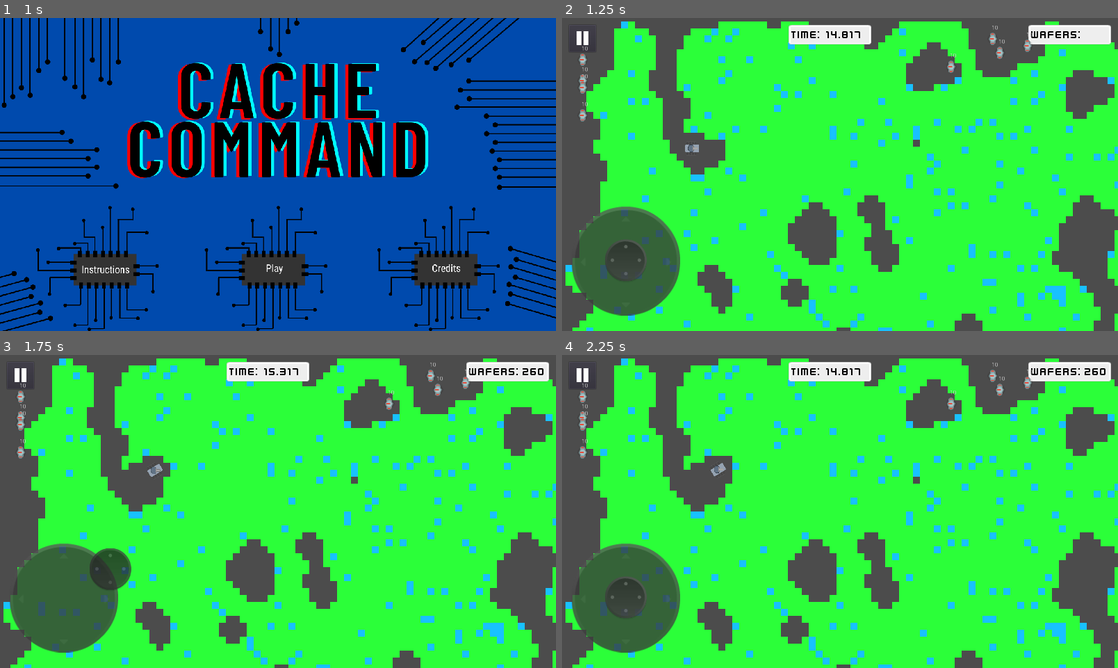
Above: before the commit, frames 1-4 (two rows, left to right).
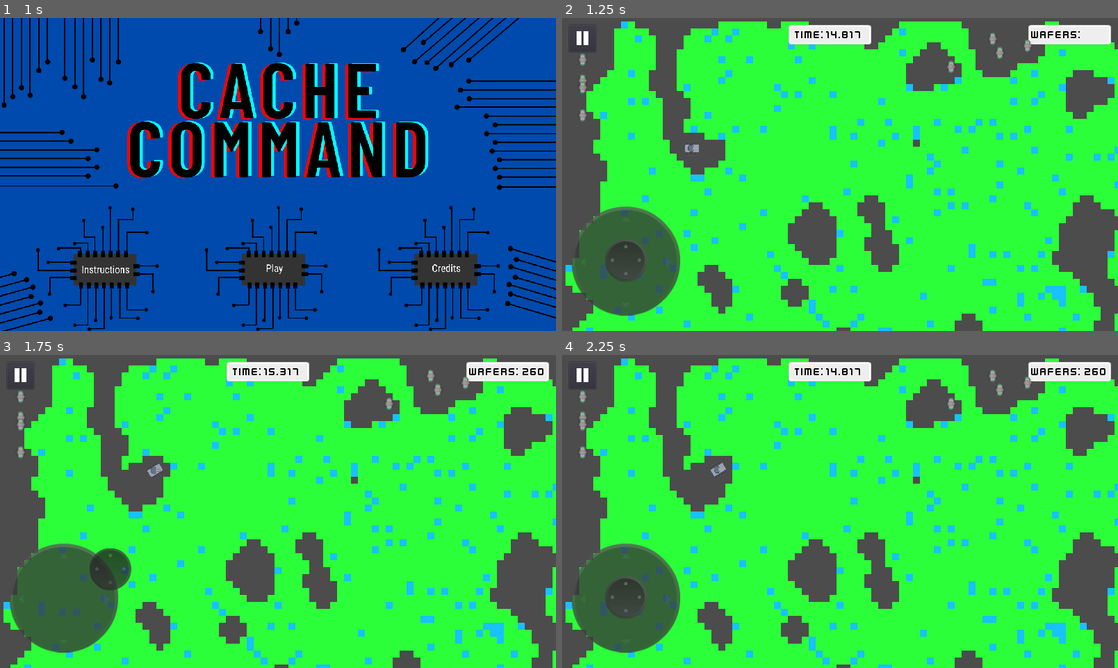
Above: after the commit, the same moments.

Repository: njrobbins/cache-command
Game: Godot game, scene res://Scenes/MainMenu.tscn
The game is run twice, just before and just after one commit, with the same random seed, the same clock (stepped at 60 frames per second) and the same inputs. Sound files missing from this copy of the repository are replaced by a short silence.
Inputs (mouse positions are in pixels of both pictures, inside the frame that each line leads up to):
- Up to frame 1 (1 s): click (272, 268) at 0.5 s
- Up to frame 2 (1.25 s): no input
- Up to frame 3 (1.75 s): drag from (61, 599) to (433, 376) at 1.27 s
- Up to frame 4 (2.25 s): drag from (728, 527) to (995, 376) at 2.02 s

Frame 1 is identical in both runs. In frame 2, 0.4% of the frame differs, in the area x 3-94%, y 2-33%; in frame 3, 0.4%; in frame 4, 0.4%, in the area x 3-98%, y 2-33%.

Commit message:
Updated various graphics

Diff:
--- a/Scenes/DigDug.tscn
+++ b/Scenes/DigDug.tscn
@@ -37,9 +37,9 @@
 }
 
 [node name="TimeLeftLabel" type="Label" parent="."]
-margin_left = 528.0
+margin_left = 536.0
 margin_top = 24.0
-margin_right = 601.0
+margin_right = 609.0
 margin_bottom = 56.0
 custom_fonts/font = ExtResource( 5 )
 custom_colors/font_color = Color( 0, 0, 0, 1 )
@@ -51,8 +51,8 @@
 [node name="TimeLabel" type="Label" parent="."]
 margin_left = 608.0
 margin_top = 24.0
-margin_right = 702.0
-margin_bottom = 54.0
+margin_right = 695.0
+margin_bottom = 51.0
 custom_fonts/font = ExtResource( 5 )
 custom_colors/font_color = Color( 0, 0, 0, 1 )
 text = "12.345"
@@ -83,8 +83,8 @@
 [node name="WafersCollectedLabel" type="Label" parent="."]
 margin_left = 1080.0
 margin_top = 24.0
-margin_right = 1201.0
-margin_bottom = 54.0
+margin_right = 1193.0
+margin_bottom = 51.0
 custom_fonts/font = ExtResource( 5 )
 custom_colors/font_color = Color( 0, 0, 0, 1 )
 text = "Wafers:"
--- a/Scenes/DigDugEnemy.tscn
+++ b/Scenes/DigDugEnemy.tscn
@@ -1,6 +1,6 @@
 [gd_scene load_steps=5 format=2]
 
-[ext_resource path="res://Assets/drone_1.png" type="Texture" id=1]
+[ext_resource path="res://Assets/drone_dd.png" type="Texture" id=1]
 [ext_resource path="res://Scripts/DigDugEnemy.gd" type="Script" id=2]
 
 [sub_resource type="RectangleShape2D" id=1]
@@ -37,6 +37,7 @@
 [node name="ShootTimer" type="Timer" parent="."]
 
 [node name="Label" type="Label" parent="."]
+visible = false
 margin_left = -3.53671
 margin_top = -32.0
 margin_right = 19.4633
--- a/Scenes/Tower.tscn
+++ b/Scenes/Tower.tscn
@@ -25,6 +25,7 @@
 margin_bottom = 40.0
 rect_pivot_offset = Vector2( 32, 32 )
 texture = ExtResource( 2 )
+flip_v = true
 __meta__ = {
 "_edit_use_anchors_": false
 }
--- a/Scenes/TowerDefenseGame.tscn
+++ b/Scenes/TowerDefenseGame.tscn
@@ -9,6 +9,7 @@
 [ext_resource path="res://Assets/Tilesheets/tower_defense_2.png" type="Texture" id=7]
 [ext_resource path="res://fonts/kenvector_future_thin_small.tres" type="DynamicFont" id=8]
 [ext_resource path="res://Assets/gray_bar.png" type="Texture" id=9]
+[ext_resource path="res://Assets/Icons/heart.png" type="Texture" id=10]
 
 [sub_resource type="TileSet" id=1]
 14/name = "tower_defense_tilesheet.png 14"
@@ -590,10 +591,10 @@
 }
 
 [node name="BaseHealthLabel" type="Label" parent="."]
-margin_left = 104.0
+margin_left = 136.0
 margin_top = 32.0
-margin_right = 221.0
-margin_bottom = 62.0
+margin_right = 243.0
+margin_bottom = 59.0
 custom_fonts/font = ExtResource( 8 )
 custom_colors/font_color = Color( 0, 0, 0, 1 )
 text = "Health:"
@@ -602,13 +603,13 @@
 }
 
 [node name="BaseLabel" type="Label" parent="."]
-margin_left = 224.0
+margin_left = 248.0
 margin_top = 32.0
-margin_right = 260.0
-margin_bottom = 62.0
+margin_right = 264.0
+margin_bottom = 58.0
 custom_fonts/font = ExtResource( 8 )
 custom_colors/font_color = Color( 0, 0, 0, 1 )
-text = "00"
+text = "0"
 __meta__ = {
 "_edit_use_anchors_": false
 }
@@ -623,11 +624,22 @@
 "_edit_use_anchors_": false
 }
 
+[node name="TextureRect" type="TextureRect" parent="."]
+margin_left = 96.0
+margin_top = 24.0
+margin_right = 136.0
+margin_bottom = 64.0
+texture = ExtResource( 10 )
+expand = true
+__meta__ = {
+"_edit_use_anchors_": false
+}
+
 [node name="WafersLeftLabel" type="Label" parent="."]
 margin_left = 1008.0
 margin_top = 32.0
-margin_right = 1129.0
-margin_bottom = 62.0
+margin_right = 1121.0
+margin_bottom = 59.0
 custom_fonts/font = ExtResource( 8 )
 custom_colors/font_color = Color( 0, 0, 0, 1 )
 text = "Wafers:"
@@ -636,10 +648,10 @@
 }
 
 [node name="CashLabel" type="Label" parent="."]
-margin_left = 1129.0
+margin_left = 1128.0
 margin_top = 32.0
-margin_right = 1183.0
-margin_bottom = 62.0
+margin_right = 1179.0
+margin_bottom = 59.0
 custom_fonts/font = ExtResource( 8 )
 custom_colors/font_color = Color( 0, 0, 0, 1 )
 text = "000"
--- a/fonts/kenvector_future_thin_small.tres
+++ b/fonts/kenvector_future_thin_small.tres
@@ -3,5 +3,5 @@
 [ext_resource path="res://fonts/kenvector_future_thin.ttf" type="DynamicFontData" id=1]
 
 [resource]
-size = 26
+size = 24
 font_data = ExtResource( 1 )
--- a/fonts/new_dynamicfont.tres
+++ /dev/null
@@ -1,10 +0,0 @@
-[gd_resource type="DynamicFont" load_steps=2 format=2]
-
-[sub_resource type="DynamicFontData" id=1]
-antialiased = false
-hinting = 0
-font_path = "res://fonts/Oswald-Regular.ttf"
-
-[resource]
-size = 48
-font_data = SubResource( 1 )
Binary file added: Assets/Icons/heart.png
Not shown, added: Assets/Icons/heart.png.import
Binary file added: Assets/drone_dd.png
Not shown, added: Assets/drone_dd.png.import
Not shown: 1 places in Scenes/TowerDefenseGame.tscn that only renumber resources
Binary file removed: fonts/Oswald-Regular.ttf
